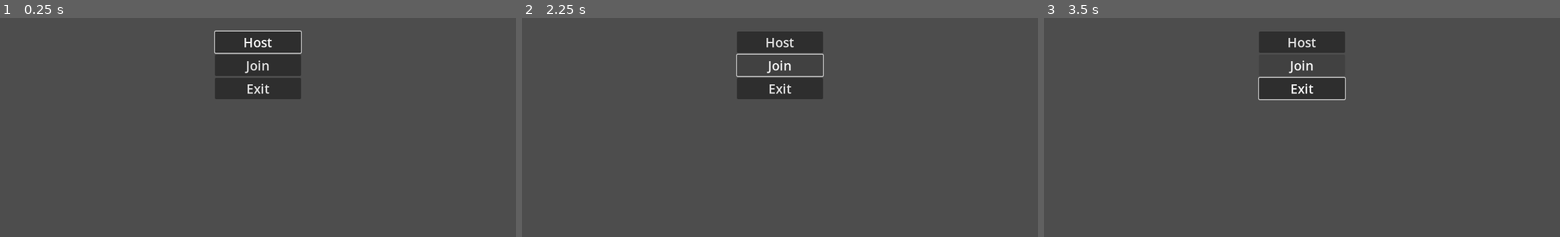
Above: before the commit, frames 1-3 (left to right).
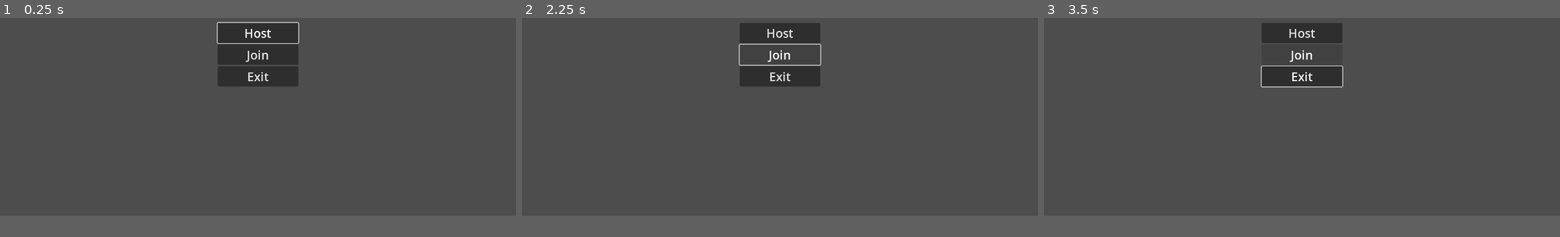
Above: after the commit, the same moments.

Repository: joemicmc/Survival
Game: Godot game, scene res://view/menu/menu.tscn
The game is run twice, just before and just after one commit, with the same random seed, the same clock (stepped at 60 frames per second) and the same inputs.
Inputs:
- Up to frame 1 (0.25 s): no input
- Up to frame 2 (2.25 s): hold Right (ui_right) 0.53-1.25 s; click "Host" at 1.25 s; click "Join" at 2 s
- Up to frame 3 (3.5 s): hold Down (ui_down) from 2.78 s (still down)
In our replay, the window is 800x533 before the commit and 800x500 after it. These sizes can differ from the game's own. Grey fills any space a smaller window leaves; there, only what the larger window draws over its background counts as a difference.

The runs differ from the first frame. In frame 1, 2.7% of the frame differs, in the area x 41-59%, y 1-38%; in frame 2, 2.5%; in frame 3, 2.5%.

Commit message:
Changed resolution to 1280x800

Diff:
--- a/godot/project.godot
+++ b/godot/project.godot
@@ -23,7 +23,7 @@
 
 [display]
 
-window/size/viewport_width=1200
+window/size/viewport_width=1280
 window/size/viewport_height=800
 
 [editor]
Not shown, changed: godot/version.txt
